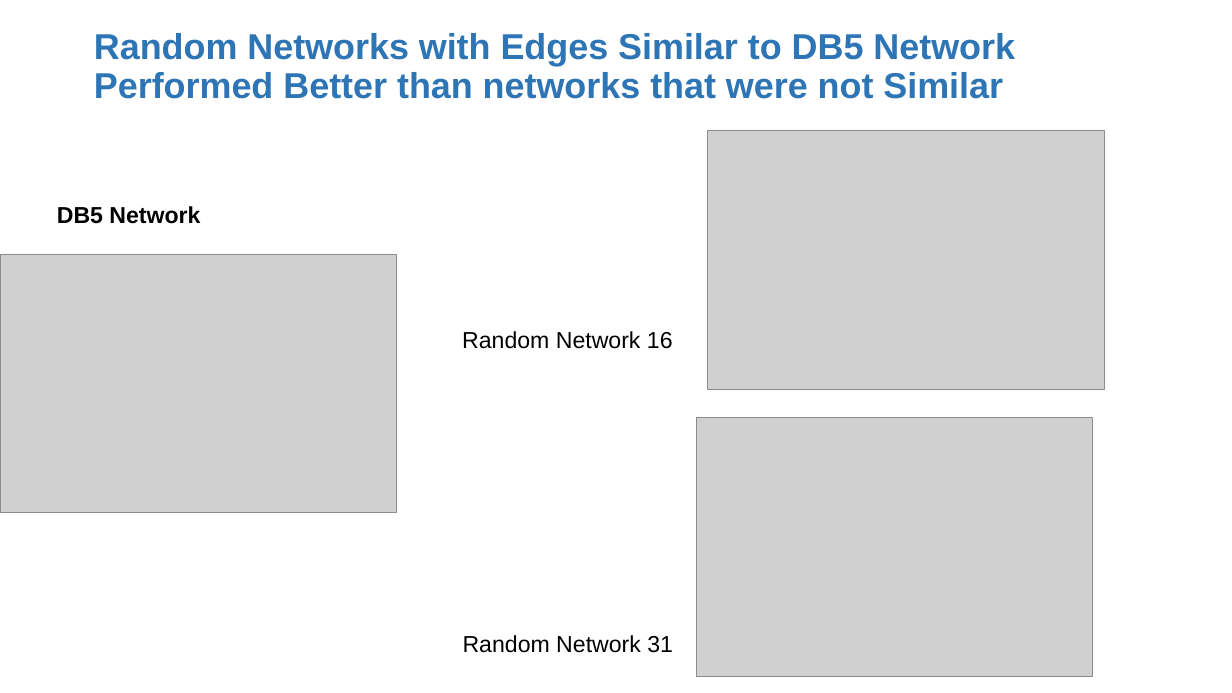
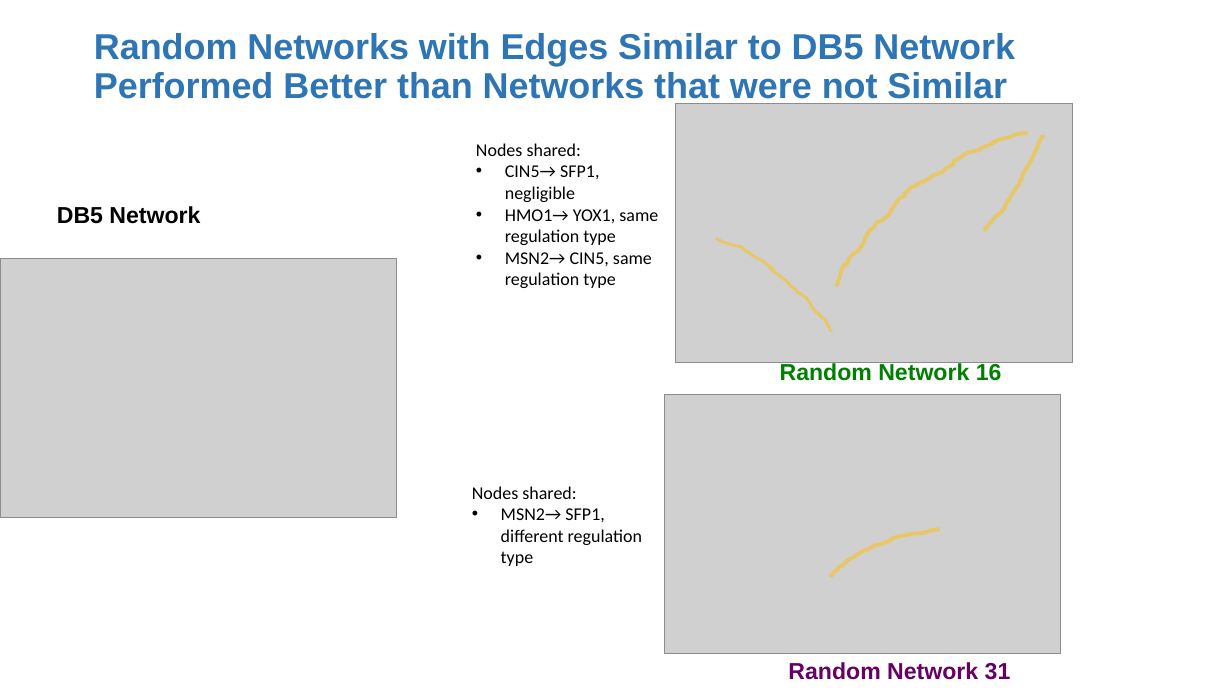
Before and after one commit to kdahlquist/GRNmap, a slide deck: slide 23 of documents/presentations/LMUURS17_NEW.pptx. Drawn at 1232x693 pixels with LibreOffice and Linux fonts; fonts in the diff are those of the drawing; grey boxes stand for pictures. Boxes give left, top, right and bottom in pixels: in the first picture for what was removed or moved away, otherwise in the second. Text is boxed around its words. In the diff, an @@ line names an element or a change of style, - is before the commit and + after.

Commit message:
Only need to edit one slide
Edit generation of random network slides

```diff
--- a/documents/presentations/LMUURS17_NEW.pptx
+++ b/documents/presentations/LMUURS17_NEW.pptx
@@ title at [94,33,1015,105]: text changed @@
-Random Networks with Edges Similar to DB5 Network Performed Better than networks that were not Similar
+Random Networks with Edges Similar to DB5 Network Performed Better than Networks that were not Similar
@@ picture: place and size @@
-picture at [708,131,1104,390]
+picture at [676,104,1072,362]
@@ text added at [476,143,658,288], 14 pt, text #000000 @@
+Nodes shared:
+• CIN5→ SFP1, negligible
+• HMO1→ YOX1, same regulation type
+• MSN2→ CIN5, same regulation type
@@ freeform shape added at [836,133,1028,287], outline #FFC000 3 pt @@
@@ freeform shape added at [983,135,1043,229], outline #FFC000 3 pt @@
@@ freeform shape added at [716,238,833,331], outline #FFC000 2.25 pt @@
@@ picture: place and size @@
-picture at [0,254,396,513]
+picture at [0,259,396,518]
@@ text "Random Network 16": place and size @@
-text "Random Network 16" at [462,331,673,349]
+text "Random Network 16" at [780,361,1002,381]
@@ text "Random Network 16" at [780,361,1002,381]: text colour #000000 to #008000, bold on @@
@@ picture: place and size @@
-picture at [696,418,1092,677]
+picture at [665,395,1061,653]
@@ text added at [472,486,642,566], 14 pt, text #000000 @@
+Nodes shared:
+• MSN2→ SFP1, different regulation type
@@ freeform shape added at [830,530,940,577], outline #FFC000 3 pt @@
@@ text "Random Network 31": place and size @@
-text "Random Network 31" at [463,635,673,653]
+text "Random Network 31" at [788,662,1011,680]
@@ text "Random Network 31" at [788,662,1011,680]: text colour #000000 to #660066, bold on @@
```
Also in this commit, not shown: 4 other slides changed, 2 slides added.
